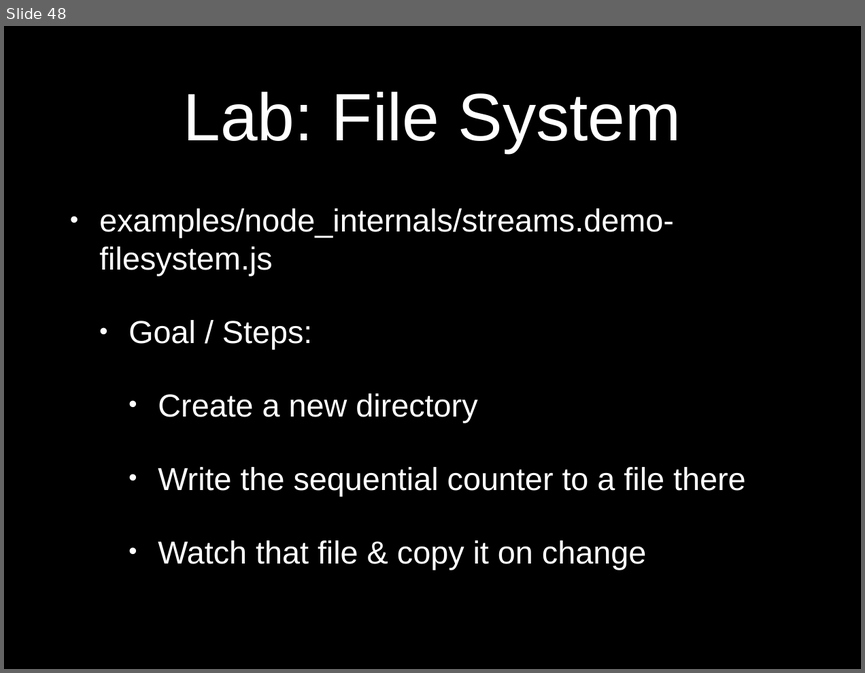
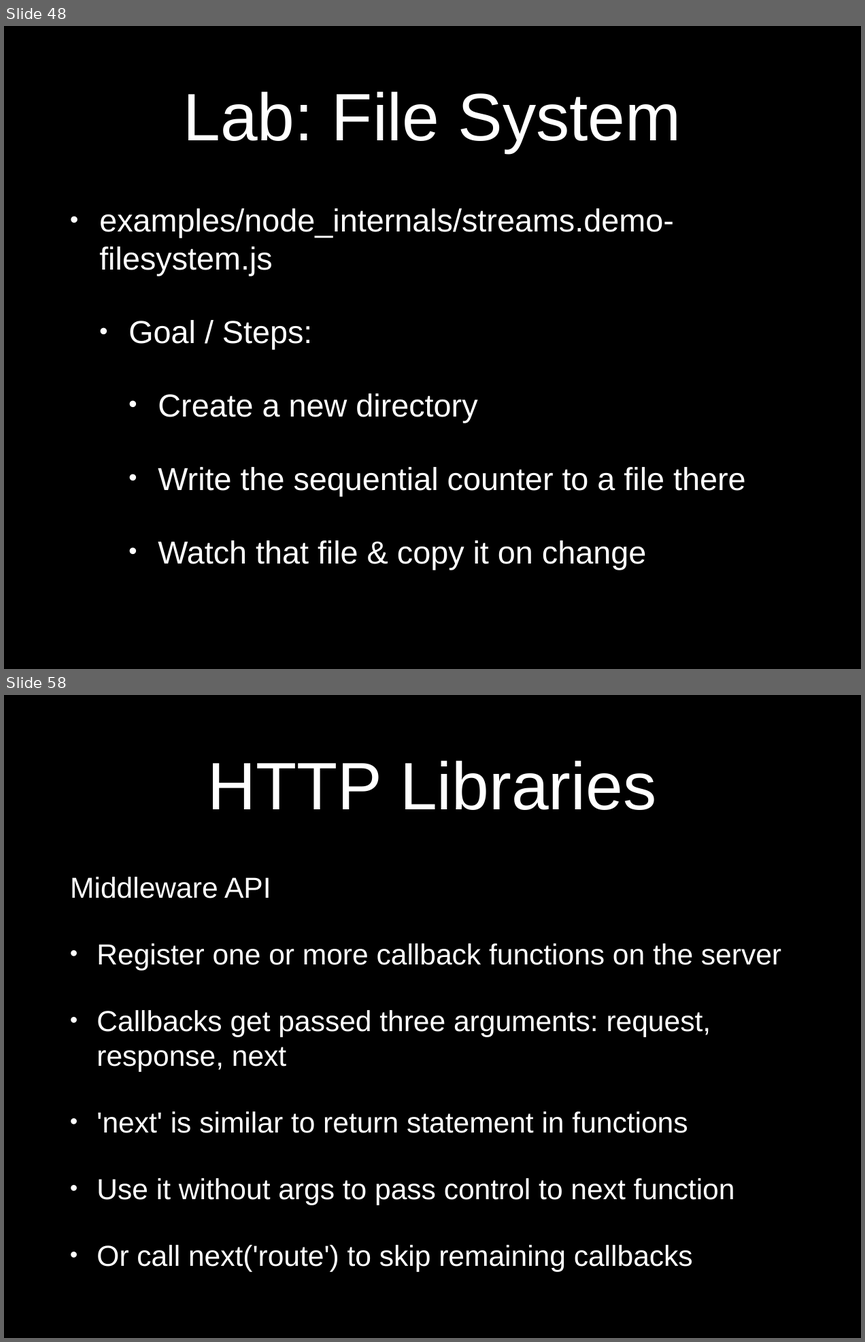
Before and after one commit to eliasjames/training-node-backbone, a slide deck: slides/NodeBackboneDay1.pptx. Shown one above the other, each under a label of ours: slide 48 before the commit, slides 48 and 58 after it; the slides between them are not shown. The pictures are 865x673 and 865x1342 pixels, drawn with LibreOffice and Linux fonts; fonts in the diff are those of the drawing. Boxes give left, top, right and bottom in pixels: in the first picture for what was removed or moved away, otherwise in the second. Text is boxed around its words. In the diff, an @@ line names an element or a change of style, - is before the commit and + after.

Commit message:
Slides

```diff
--- a/slides/NodeBackboneDay1.pptx
+++ b/slides/NodeBackboneDay1.pptx
@@ slide 58 added at (4, 695, 861, 1338), background #000000 @@
@@ title added at (208, 760, 656, 810), 80 pt, text #FFFFFF @@
+HTTP Libraries
@@ text added at (70, 877, 781, 1271), 34.6 pt, text #FFFFFF @@
+Middleware API
+• Register one or more callback functions on the server
+• Callbacks get passed three arguments: request, response, next
+• 'next' is similar to return statement in functions
+• Use it without args to pass control to next function
+• Or call next('route') to skip remaining callbacks
```
Also in this commit, not shown: 10 other slides added.
